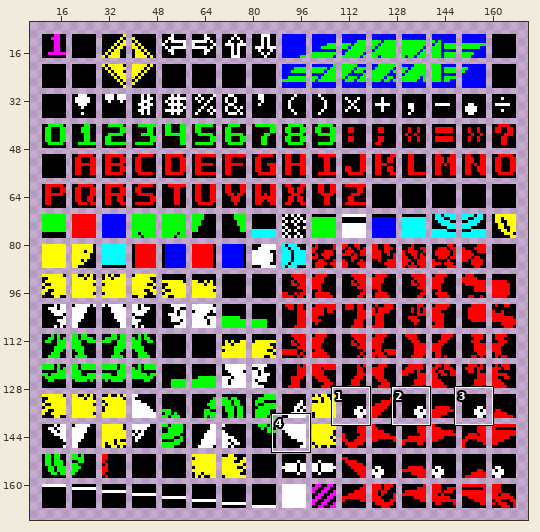
File history of a sprite sheet, SpriteRotate/newtiles.png. The picture above shows the old version from afar; the outline marks the close-up.
Close-up. Earlier state:
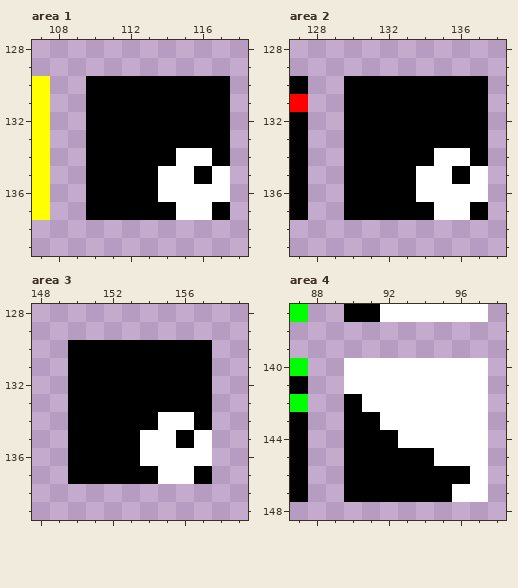
The file is 180x178 pixels. Pixels under 10% opacity are left out. Colours within 5 levels of each other are drawn and written as one. Shown: area 1: x 107..118, y 128..139; area 2: x 127..138, y 128..139; area 3: x 148..159, y 128..139; area 4: x 87..98, y 137..148. The wide view leaves out empty margins. The commit also changed other parts of the picture, which this record leaves out.
The same view after the edit:
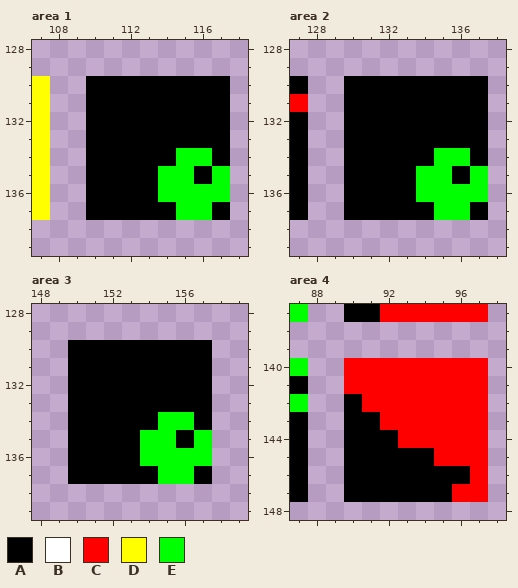
Palette (. is transparent): A #000000  B #ffffff  C #ff0000  D #ffff00  E #00ff00
From old to new:
--- area 1
@@ x 112..118 @@
 133 AAAAAA.
-134 AAABBA.
-135 AABBAB.
-136 AABBBB.
-137 AAABBA.
+134 AAAEEA.
+135 AAEEAE.
+136 AAEEEE.
+137 AAAEEA.
 138 .......
--- area 2
@@ x 132..138 @@
 133 AAAAAA.
-134 AAABBA.
-135 AABBAB.
-136 AABBBB.
-137 AAABBA.
+134 AAAEEA.
+135 AAEEAE.
+136 AAEEEE.
+137 AAAEEA.
 138 .......
--- area 3
@@ x 152..159 @@
 133 AAAAAA..
-134 AAABBA..
-135 AABBAB..
-136 AABBBB..
-137 AAABBA..
+134 AAAEEA..
+135 AAEEAE..
+136 AAEEEE..
+137 AAAEEA..
 138 ........
--- area 4
@@ x 87..98 @@
-137 E..AABBBBBB.
+137 E..AACCCCCC.
 138 ............
 139 ............
-140 E..BBBBBBBB.
-141 A..BBBBBBBB.
-142 E..ABBBBBBB.
-143 A..AABBBBBB.
-144 A..AAABBBBB.
-145 A..AAAAABBB.
-146 A..AAAAAAAB.
-147 A..AAAAAABB.
+140 E..CCCCCCCC.
+141 A..CCCCCCCC.
+142 E..ACCCCCCC.
+143 A..AACCCCCC.
+144 A..AAACCCCC.
+145 A..AAAAACCC.
+146 A..AAAAAAAC.
+147 A..AAAAAACC.
 148 ............
Changed places in both close-ups, as pixel boxes (x1, y1, x2, y2):
changed: (158, 148, 230, 220)
changed: (416, 148, 488, 220)
changed: (140, 412, 212, 484)
changed: (344, 304, 488, 502)
